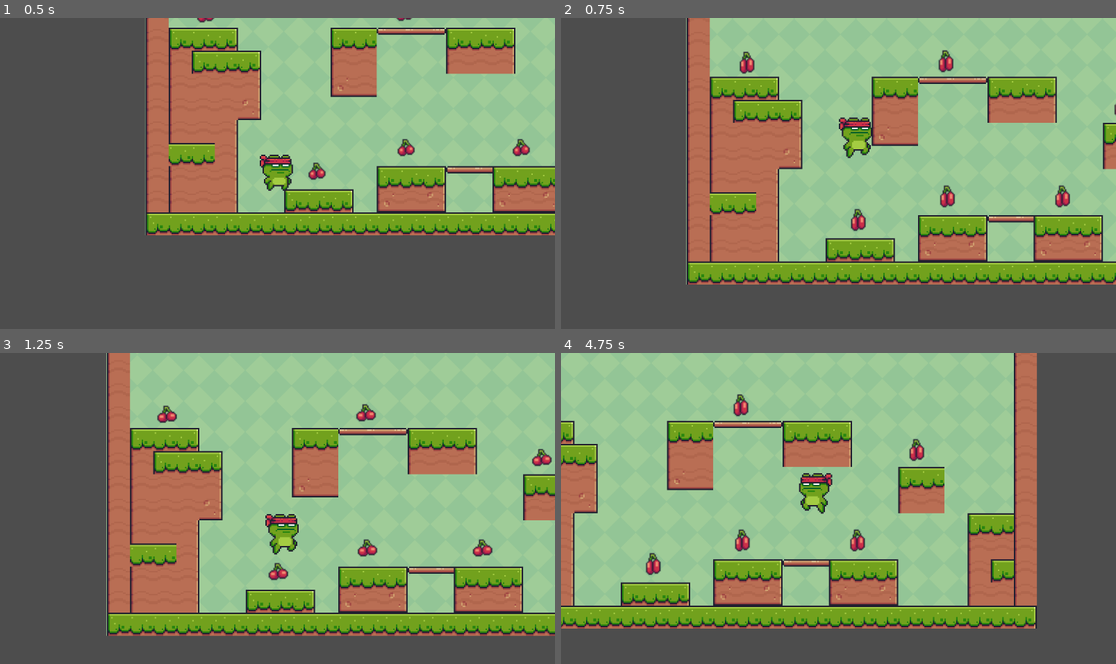
Above: before the commit, frames 1-4 (two rows, left to right).
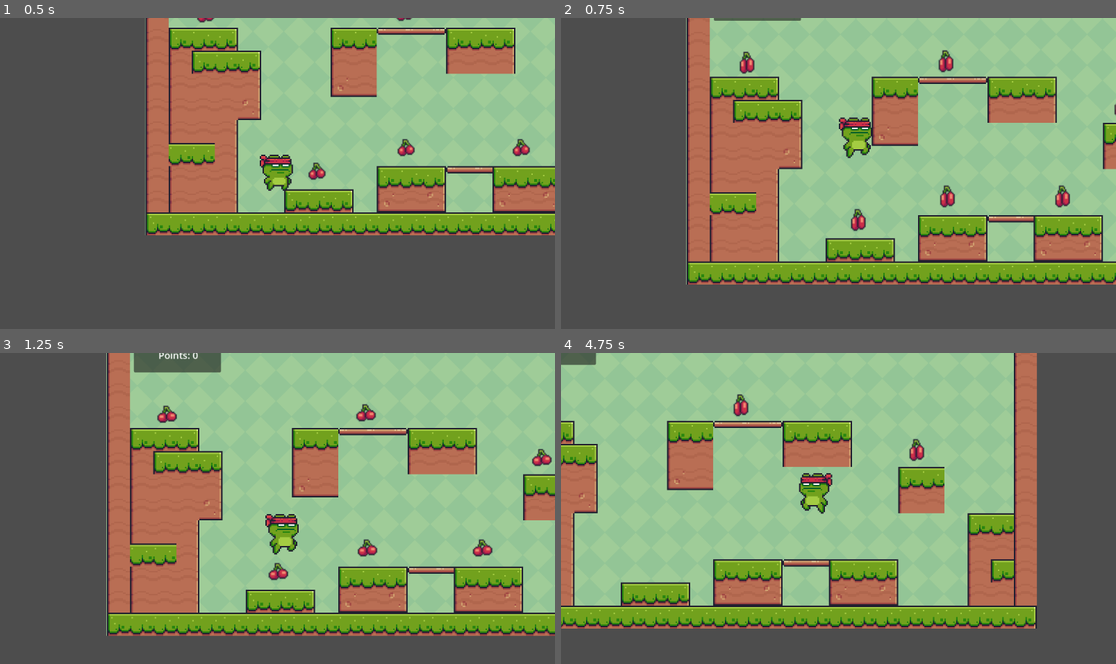
Above: after the commit, the same moments.

Repository: Eashana0104/2d-platformer-game
Game: Godot game, scene res://scenes/main.tscn
Two runs of this game, one before a commit and one after it. Both use one fixed random seed, a clock stepped at 60 frames per second and the inputs below.
Inputs:
- Up to frame 1 (0.5 s): no input
- Up to frame 2 (0.75 s): tap Enter (ui_accept) at 0.5 s; hold Right (ui_right) from 0.53 s (still down)
- Up to frame 3 (1.25 s): keep holding Right (ui_right); tap Enter (ui_accept) at 0.77 s
- Up to frame 4 (4.75 s): tap Enter (ui_accept) at 1.52, 3.02, 3.77, 4.52 s; release Right (ui_right) at 2.03 s; hold Left (ui_left) 2.03-2.78 s; hold Right (ui_right) 2.78-4.28 s; hold Left (ui_left) from 4.28 s (still down)

Frame 1 is identical in both runs. In frame 2, 0.1% of the frame differs, in the area x 27-44%, y 0-1%; in frame 3, 1.0%, in the area x 24-40%, y 0-7%; in frame 4, 0.7%.
Error before the commit: Attempt to call function 'increment_point' in base 'null instance' on a null instance. (res://scenes/collectable.gd:8)

Commit message:
Add points label and update it with num of collectables collected

Diff:
--- a/scenes/collectable.gd
+++ b/scenes/collectable.gd
@@ -1,7 +1,6 @@
 extends Area2D
 
-@onready var game_manager: Node = $"../GameManager"
-
+@onready var game_manager: Node = $"../../../GameManager"
 
 func _on_body_entered(body: Node2D) -> void:
 	if (body.name == "CharacterBody2D"):
--- a/scenes/game_manager.gd
+++ b/scenes/game_manager.gd
@@ -1,7 +1,8 @@
 extends Node
 
 var points = 0
+@onready var label: Label = $"../UI/Panel/Label"
 
 func increment_point():
 	points+=1
-	print(points)
+	label.text = str("Points: ", points)
--- a/scenes/main.tscn
+++ b/scenes/main.tscn
@@ -176,7 +176,12 @@
 
 [node name="Node" type="Node"]
 
-[node name="TextureRect" type="TextureRect" parent="."]
+[node name="GameManager" type="Node" parent="."]
+script = ExtResource("6_tefeu")
+
+[node name="Scene Objects" type="Node" parent="."]
+
+[node name="TextureRect" type="TextureRect" parent="Scene Objects"]
 texture_filter = 1
 anchors_preset = 15
 anchor_right = 1.0
@@ -188,42 +193,61 @@
 texture = ExtResource("1_sugp2")
 stretch_mode = 1
 
-[node name="TileMapLayer" type="TileMapLayer" parent="."]
+[node name="TileMapLayer" type="TileMapLayer" parent="Scene Objects"]
 texture_filter = 1
 position = Vector2(1, 0)
 scale = Vector2(3, 3)
 tile_map_data = PackedByteArray("AAAAAAwAAAAGAAAAAAABAAwAAAAHAAAAAAACAAwAAAAHAAAAAAADAAwAAAAHAAAAAAAEAAwAAAAHAAAAAAAFAA …(2208 unchanged characters)…
 tile_set = SubResource("TileSet_lquwl")
 
-[node name="CharacterBody2D" parent="." instance=ExtResource("3_tbgi4")]
+[node name="CharacterBody2D" parent="Scene Objects" instance=ExtResource("3_tbgi4")]
 texture_filter = 1
 position = Vector2(223, 451)
 script = ExtResource("4_jyhfs")
 
-[node name="Camera2D" type="Camera2D" parent="CharacterBody2D"]
+[node name="Camera2D" type="Camera2D" parent="Scene Objects/CharacterBody2D"]
 position = Vector2(52, 19)
 position_smoothing_enabled = true
 position_smoothing_speed = 7.0
 
-[node name="Collectable Objects" type="Node" parent="."]
-
-[node name="Collectable6" parent="Collectable Objects" instance=ExtResource("5_tbgi4")]
+[node name="Collectable Objects" type="Node" parent="Scene Objects"]
+
+[node name="Collectable6" parent="Scene Objects/Collectable Objects" instance=ExtResource("5_tbgi4")]
 position = Vector2(460, 138)
 
-[node name="Collectable2" parent="Collectable Objects" instance=ExtResource("5_tbgi4")]
+[node name="Collectable2" parent="Scene Objects/Collectable Objects" instance=ExtResource("5_tbgi4")]
 position = Vector2(278, 468)
 
-[node name="Collectable" parent="Collectable Objects" instance=ExtResource("5_tbgi4")]
+[node name="Collectable" parent="Scene Objects/Collectable Objects" instance=ExtResource("5_tbgi4")]
 position = Vector2(47, 141)
 
-[node name="Collectable3" parent="Collectable Objects" instance=ExtResource("5_tbgi4")]
+[node name="Collectable3" parent="Scene Objects/Collectable Objects" instance=ExtResource("5_tbgi4")]
 position = Vector2(463, 419)
 
-[node name="Collectable4" parent="Collectable Objects" instance=ExtResource("5_tbgi4")]
+[node name="Collectable4" parent="Scene Objects/Collectable Objects" instance=ExtResource("5_tbgi4")]
 position = Vector2(702, 419)
 
-[node name="Collectable5" parent="Collectable Objects" instance=ExtResource("5_tbgi4")]
+[node name="Collectable5" parent="Scene Objects/Collectable Objects" instance=ExtResource("5_tbgi4")]
 position = Vector2(825, 231)
 
-[node name="GameManager" type="Node" parent="."]
-script = ExtResource("6_tefeu")
+[node name="UI" type="Node" parent="."]
+
+[node name="Panel" type="Panel" parent="UI"]
+offset_left = 57.0
+offset_top = 4.0
+offset_right = 238.0
+offset_bottom = 76.0
+
+[node name="Label" type="Label" parent="UI/Panel"]
+layout_mode = 1
+anchors_preset = 15
+anchor_right = 1.0
+anchor_bottom = 1.0
+offset_left = 2.0
+offset_right = 2.0
+grow_horizontal = 2
+grow_vertical = 2
+theme_override_font_sizes/font_size = 20
+text = "Points: 0"
+horizontal_alignment = 1
+vertical_alignment = 1
